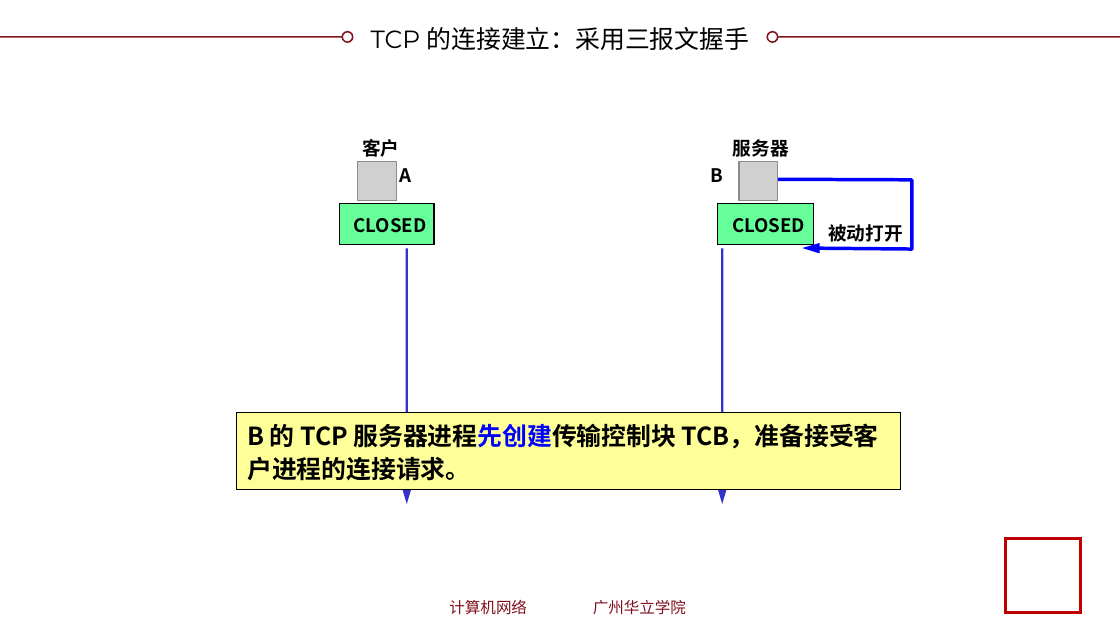
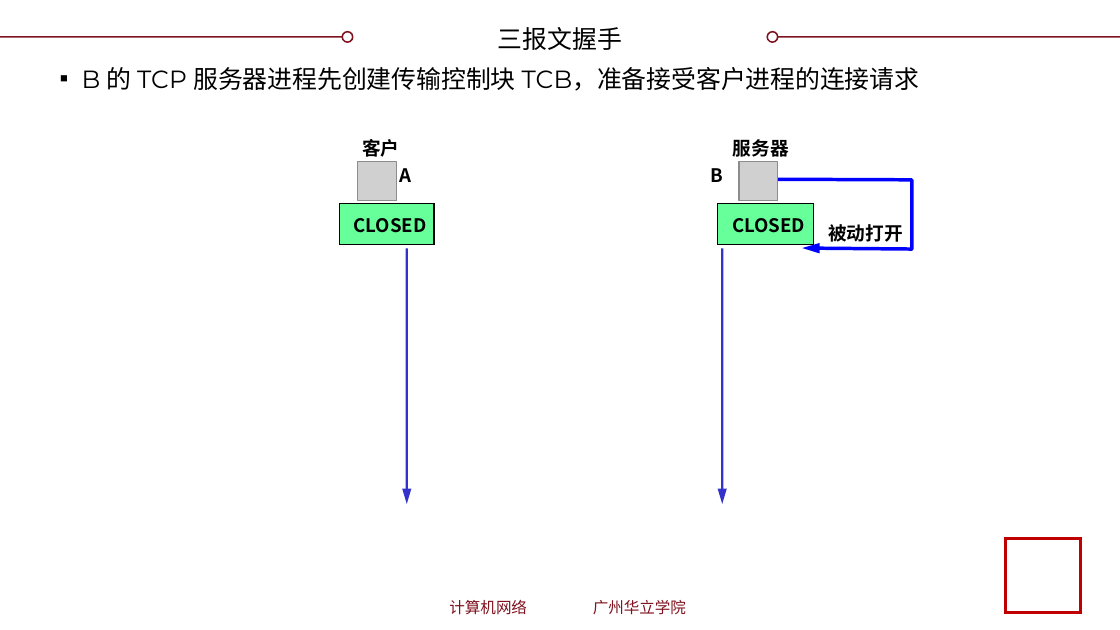
Before and after one commit to glplaman/glplaman.github.io, a slide deck: slide 200 of network/ppt/chap5.pptx. Drawn at 1120x630 pixels with LibreOffice and Linux fonts; fonts in the diff are those of the drawing; grey boxes stand for pictures; background and template pictures are left out. Boxes give left, top, right and bottom in pixels: in the first picture for what was removed or moved away, otherwise in the second. Text is boxed around its words. In the diff, an @@ line names an element or a change of style, - is before the commit and + after.

```diff
--- a/network/ppt/chap5.pptx
+++ b/network/ppt/chap5.pptx
@@ title at (498, 27, 622, 50): text changed @@
-TCP 的连接建立：采用三报文握手
+三报文握手
@@ text "B 的 TCP 服务器进程先创建传输控制块 TCB，准备接受客户进程的连接请求": place and size @@
-text "B 的 TCP 服务器进程先创建传输控制块 TCB，准备接受客户进程的连接请求" at (236, 412, 900, 489)
+text "B 的 TCP 服务器进程先创建传输控制块 TCB，准备接受客户进程的连接请求" at (82, 67, 920, 91)
@@ text "B 的 TCP 服务器进程先创建传输控制块 TCB，准备接受客户进程的连接请求" at (82, 67, 920, 91): fill #FFFF99 to none; outline #000000 0.75 pt to none @@
@@ text at (82, 67, 920, 91): text changed; font Noto Sans CJK SC to Montserrat; bold off @@
-B 的 TCP 服务器进程先创建传输控制块 TCB，准备接受客户进程的连接请求。
+▪ B 的 TCP 服务器进程先创建传输控制块 TCB，准备接受客户进程的连接请求
```
Also in this commit, not shown: 15 other slides changed, 1 slide removed, 3 other files.
